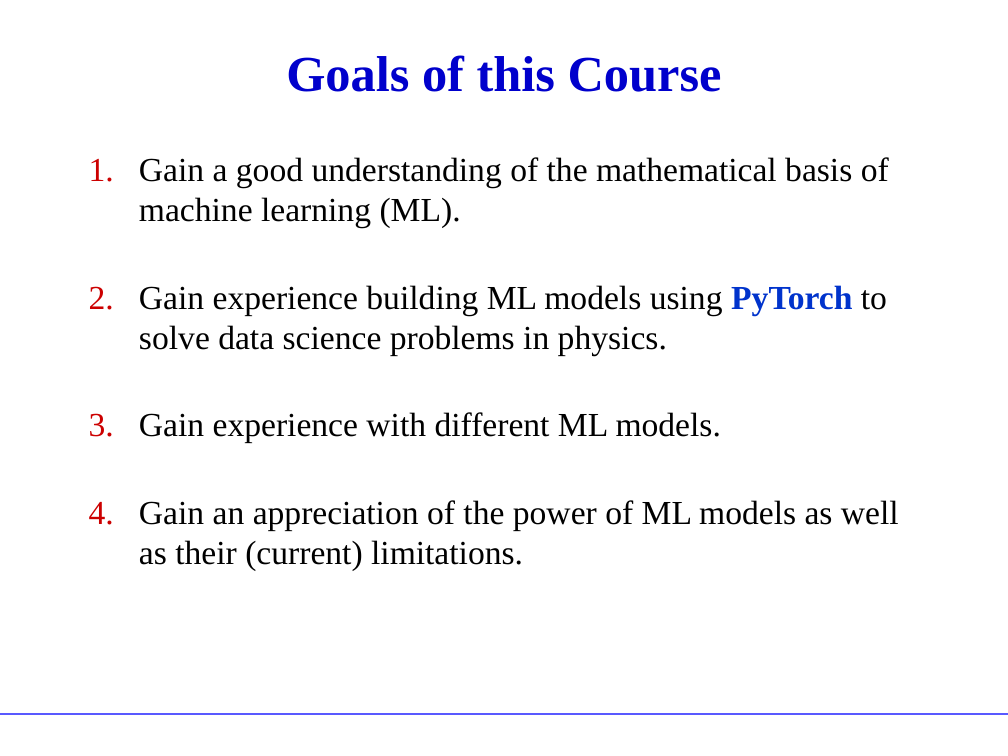
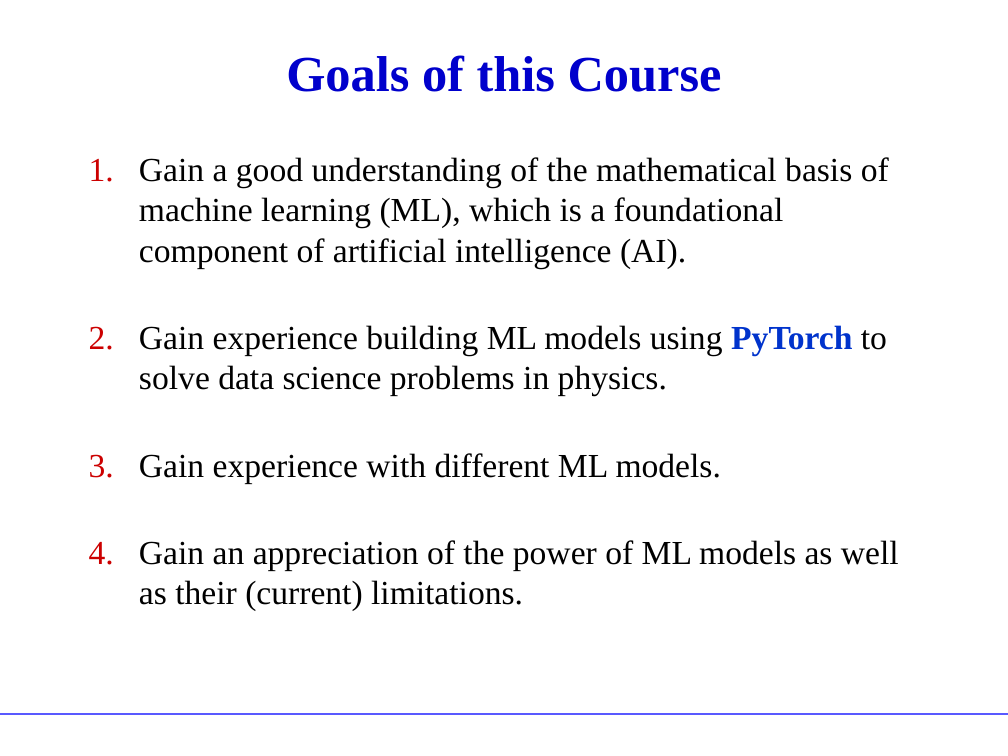
Before and after one commit to hbprosper/mlinphysics, a slide deck: slide 2 of Lectures/01.Foundations/Lecture01.pptx. Drawn at 1008x756 pixels with LibreOffice and Linux fonts; fonts in the diff are those of the drawing. Boxes give left, top, right and bottom in pixels: in the first picture for what was removed or moved away, otherwise in the second. Text is boxed around its words. In the diff, an @@ line names an element or a change of style, - is before the commit and + after.

Commit message:
updated foundation lectures

```diff
--- a/Lectures/01.Foundations/Lecture01.pptx
+++ b/Lectures/01.Foundations/Lecture01.pptx
@@ text at (x1=139, y1=157, x2=889, y2=268): text changed @@
-1. Gain a good understanding of the mathematical basis of machine learning (ML).
+1. Gain a good understanding of the mathematical basis of machine learning (ML), which is a foundational component of artificial intelligence (AI).
```
Also in this commit, not shown: 5 other slides changed, 3 slides added, 6 slides removed, 8 other files.
